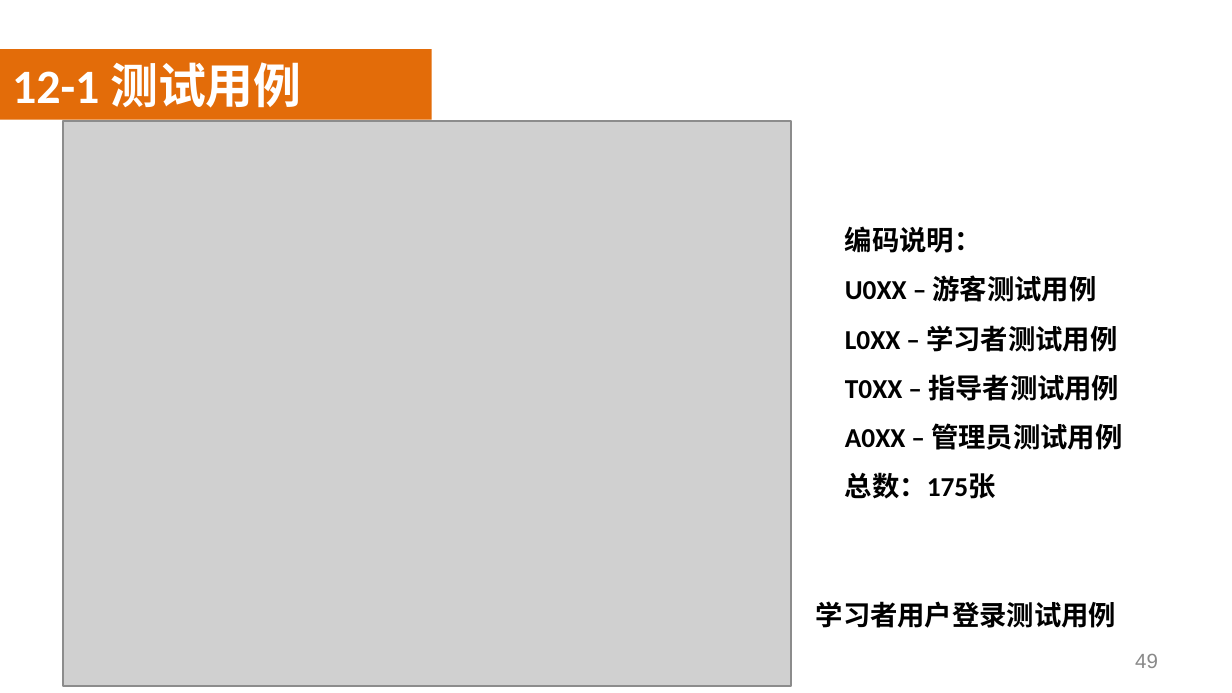
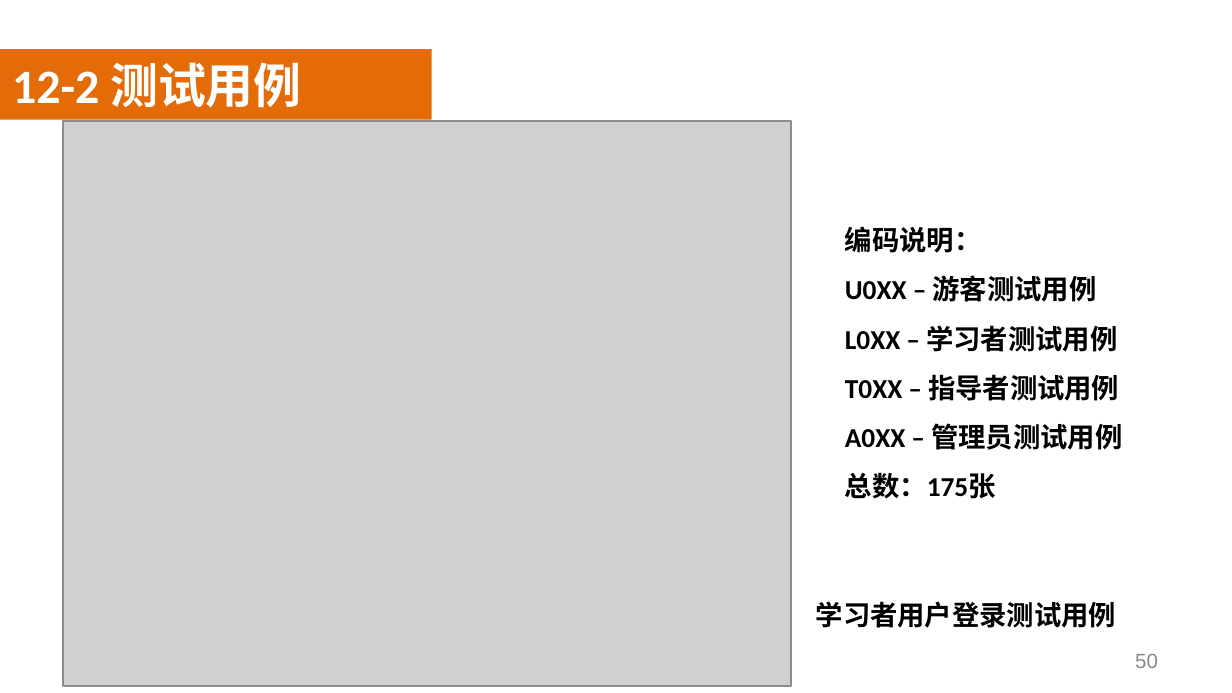
Before and after one commit to SoftwareRequirtmentsG02/Document, a slide deck: slide 50 of 案例教学系统/受控文档/分析设计/PPT/PRD2018-G02-SRS评审PPT.pptx (slide 49 before the commit). Drawn at 1232x693 pixels with LibreOffice and Linux fonts; fonts in the diff are those of the drawing; grey boxes stand for pictures; background and template pictures are left out. Boxes give left, top, right and bottom in pixels: in the first picture for what was removed or moved away, otherwise in the second. Text is boxed around its words. In the diff, an @@ line names an element or a change of style, - is before the commit and + after.

```diff
--- a/案例教学系统/受控文档/分析设计/PPT/PRD2018-G02-SRS评审PPT.pptx
+++ b/案例教学系统/受控文档/分析设计/PPT/PRD2018-G02-SRS评审PPT.pptx
@@ text at (x1=12, y1=62, x2=301, y2=108): text changed @@
-12-1 测试用例
+12-2 测试用例
@@ page number at (x1=1135, y1=654, x2=1158, y2=668): text changed @@
-49
+50
```
Also in this commit, not shown: 3 other slides changed, 2 slides removed, 3 other files.
